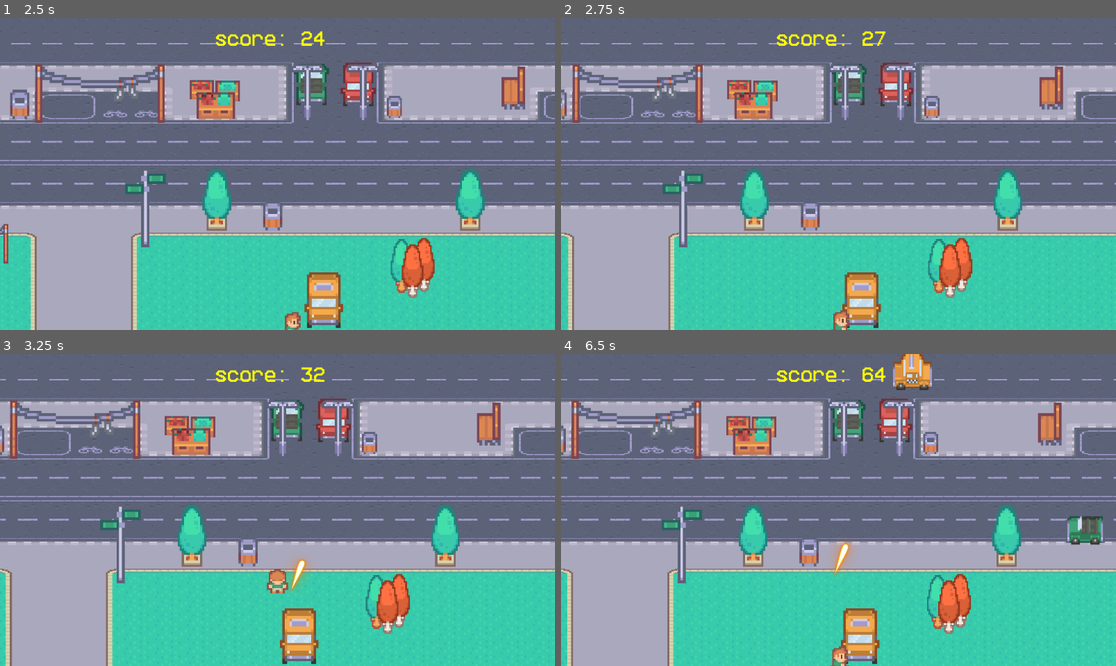
Above: before the commit, frames 1-4 (two rows, left to right).
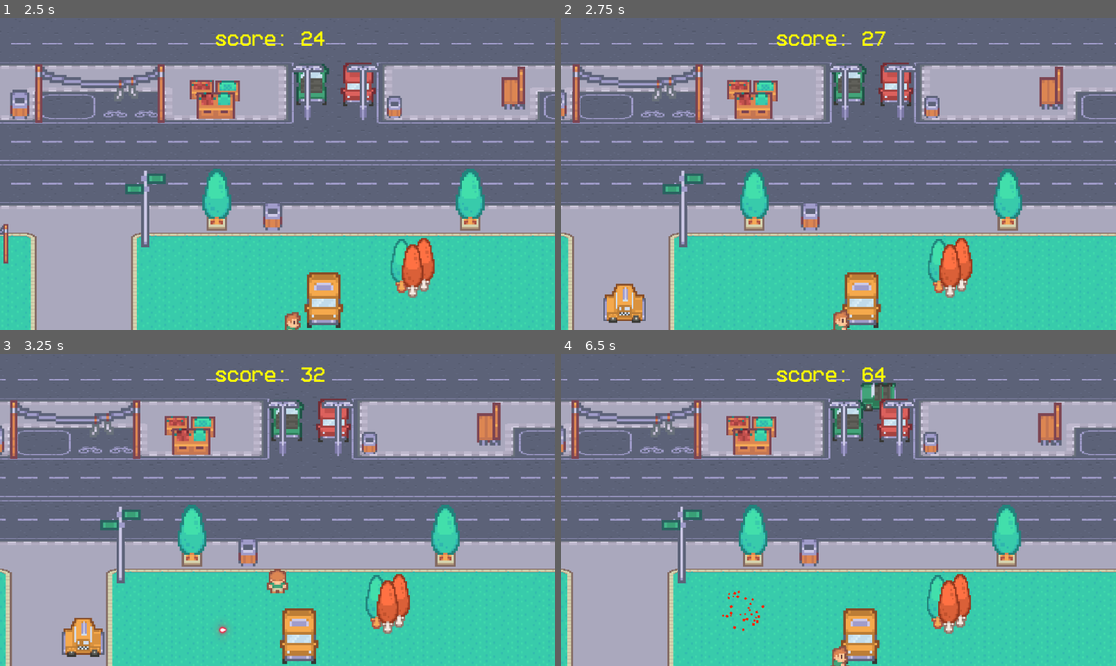
Above: after the commit, the same moments.

Repository: werfellimehdi00/roguelike
Game: Godot game, scene res://scenes/scene_1.tscn
The game is run twice, just before and just after one commit, with the same random seed, the same clock (stepped at 60 frames per second) and the same inputs.
Inputs:
- Up to frame 1 (2.5 s): hold Right (right) 0.53-1.28 s; tap Space (space) at 0.6, 1.35, 2.1 s; hold Down (down) 1.28-2.03 s; hold Right (right) from 2.03 s (still down)
- Up to frame 2 (2.75 s): keep holding Right (right)
- Up to frame 3 (3.25 s): release Right (right) at 2.78 s; hold Up (up) from 2.78 s (still down); tap Space (space) at 2.85 s
- Up to frame 4 (6.5 s): release Up (up) at 3.53 s; hold Left (left) 3.53-5.03 s; tap Space (space) every 0.75 s from 3.6 to 5.85 s; hold Down (down) 5.03-5.78 s; hold Right (right) from 5.78 s (still down)

Frame 1 is identical in both runs. In frame 2, 0.7% of the frame differs, in the area x 7-16%, y 85-98%; in frame 3, 1.0%; in frame 4, 2.1%, in the area x 28-98%, y 0-89%.

Commit message:
zedt bullets,health,dmg anim,death anim,redo spawn

Diff:
--- a/bullet.tscn
+++ b/bullet.tscn
@@ -1,18 +1,21 @@
 [gd_scene format=3 uid="uid://bqpfb7jqiyx74"]
 
 [ext_resource type="Script" uid="uid://cmx1wxkuqjyhl" path="res://bullet.gd" id="1_v8qja"]
-[ext_resource type="Texture2D" uid="uid://7tvl01aviq85" path="res://graphics/objects/19.png" id="2_t4vbm"]
+[ext_resource type="Texture2D" uid="uid://b4wsd287mqy13" path="res://graphics/objects/02.png" id="2_v8qja"]
 
 [sub_resource type="CapsuleShape2D" id="CapsuleShape2D_2b2rl"]
 radius = 12.0
 height = 134.0
 
 [node name="Area2D" type="Area2D" unique_id=433138621]
+collision_layer = 32
+collision_mask = 8
 script = ExtResource("1_v8qja")
+damage_amount = 29
 
 [node name="Sprite2D" type="Sprite2D" parent="." unique_id=1231237472]
 scale = Vector2(0.46153846, 0.5625)
-texture = ExtResource("2_t4vbm")
+texture = ExtResource("2_v8qja")
 
 [node name="CollisionShape2D" type="CollisionShape2D" parent="." unique_id=1775457707]
 rotation = -1.5707964
--- a/car.gd
+++ b/car.gd
@@ -4,6 +4,7 @@
 # Called when the node enters the scene tree for the first time.
 var direction
 @export var speed = 00
+@export var damage_amount = 10
 var health:float
 var player = null
 var colors = [preload("res://graphics/cars/green.png"),
@@ -12,8 +13,11 @@
 
 func _ready() -> void:
 
-	player = get_node("../Player")
+	player = get_tree().get_first_node_in_group("player")
 	$Sprite2D.texture = colors.pick_random()
+	if player:
+		print("Car found player at: ", player.global_position)
+
 
 # Called every frame. 'delta' is the elapsed time since the previous frame.
 func _physics_process(_delta: float) -> void:
@@ -28,6 +32,23 @@
 		$Sprite2D.flip_h = false  # facing left
 #look_at(player.global_position)
 
+func _on_hitboxcomponent_body_entered(body: Node2D) -> void:
+	# 1. Debug Print: If this doesn't show in the console, the SIGNAL is broken
+	print("Car touched something: ", body.name)
 
-func _on_visible_on_screen_notifier_2d_screen_exited() -> void:
-	queue_free() # Replace with function body.
+	# 2. Check if the thing we hit is the Player
+	if body.name == "Player":
+		print("Confirmed: Hit the Player!")
+
+		# 3. Look for the component that handles health
+		if body.has_node("HitboxComponent"):
+			var player_hitbox = body.get_node("HitboxComponent")
+
+			if player_hitbox is HitboxComponent:
+				# 4. Create and send the attack data
+				var attack = Attack.new()
+				attack.attack_damage = 10
+				attack.knockback_force = 150
+				attack.attack_position = global_position
+
+				player_hitbox.damage(attack)
--- a/car.tscn
+++ b/car.tscn
@@ -9,12 +9,16 @@
 size = Vector2(20, 8)
 
 [sub_resource type="RectangleShape2D" id="RectangleShape2D_72krn"]
-size = Vector2(20, 10.434783)
+size = Vector2(22.360266, 9.192553)
+
+[sub_resource type="Gradient" id="Gradient_06lh1"]
+offsets = PackedFloat32Array(0, 0.50980395, 1)
+colors = PackedColorArray(1, 1, 0, 1, 1, 0, 0, 1, 1, 1, 1, 0)
 
 [node name="car" type="CharacterBody2D" unique_id=874247558 groups=["enemies"]]
 scale = Vector2(4.025, 4.025)
-collision_layer = 31
-collision_mask = 23
+collision_layer = 8
+collision_mask = 15
 script = ExtResource("1_uoj53")
 speed = 96
 
@@ -26,16 +30,33 @@
 position = Vector2(-0.05545807, -0.6205627)
 shape = SubResource("RectangleShape2D_uoj53")
 
-[node name="VisibleOnScreenNotifier2D" type="VisibleOnScreenNotifier2D" parent="." unique_id=574469544]
-position = Vector2(-2.861023e-06, -0.9080373)
-
 [node name="healthcomponent" parent="." unique_id=480229623 instance=ExtResource("3_06lh1")]
 
-[node name="hitboxcomponent" parent="." unique_id=1678102089 instance=ExtResource("4_td361")]
+[node name="hitboxcomponent" parent="." unique_id=1678102089 node_paths=PackedStringArray("health_component") instance=ExtResource("4_td361")]
+collision_layer = 8
+collision_mask = 55
+health_component = NodePath("../healthcomponent")
 
 [node name="CollisionShape2D" type="CollisionShape2D" parent="hitboxcomponent" unique_id=881029132]
-position = Vector2(0, 2.7329183)
-scale = Vector2(0.9999997, 0.9999997)
+position = Vector2(0.2484481, -0.62111765)
+scale = Vector2(0.999999, 0.999999)
 shape = SubResource("RectangleShape2D_72krn")
 
-[connection signal="screen_exited" from="VisibleOnScreenNotifier2D" to="." method="_on_visible_on_screen_notifier_2d_screen_exited"]
+[node name="deathParticles" type="CPUParticles2D" parent="." unique_id=229778326]
+emitting = false
+amount = 30
+lifetime = 0.6
+one_shot = true
+explosiveness = 1.0
+spread = 180.0
+gravity = Vector2(0, 0)
+initial_velocity_min = 50.1
+initial_velocity_max = 173.44
+damping_min = 20.0
+damping_max = 40.0
+angle_max = 359.5
+scale_amount_min = 3.0
+scale_amount_max = 6.0
+color_ramp = SubResource("Gradient_06lh1")
+
+[connection signal="body_entered" from="hitboxcomponent" to="." method="_on_hitboxcomponent_body_entered"]
--- a/healthcomponent.gd
+++ b/healthcomponent.gd
@@ -1,13 +1,53 @@
 extends Node2D
 class_name Healthcomponent
-@export var max_health:=10
+@export var max_health:=100
 var health:float
 
 # Called when the node enters the scene tree for the first time.
 func _ready() -> void:
 	health= max_health
 
+
 func damage(attack : Attack):
+	# 1. Update Health
 	health -= attack.attack_damage
-	if health <=0:
-		get_parent().queue_free()
+
+	# 2. Find the Visual Node (Flexible Check)
+	# We try to find the AnimatedSprite2D first; if null, we look for Sprite2D.
+	var parent_sprite = get_parent().get_node_or_null("AnimatedSprite2D")
+	if parent_sprite == null:
+		parent_sprite = get_parent().get_node_or_null("Sprite2D")
+	var parent = get_parent()
+	if parent is CharacterBody2D:
+		var knockback_dir = (parent.global_position - attack.attack_position).normalized()
+		if parent.name == "Player":
+			parent.knockback_velocity = knockback_dir * attack.knockback_force * 10
+	# 3. Visual Feedback Logic
+	if parent_sprite:
+		# Flash Tween
+		var tween = create_tween()
+		parent_sprite.modulate = Color(10, 1, 1) # Bright red flash
+		tween.tween_property(parent_sprite, "modulate", Color.WHITE, 0.1)
+
+		# Shake Tween
+		var weight = 1.0
+		var shake_tween = create_tween()
+		shake_tween.tween_property(parent_sprite, "offset:x", weight, 0.05)
+		shake_tween.tween_property(parent_sprite, "offset:x", -weight, 0.05)
+		shake_tween.tween_property(parent_sprite, "offset:x", 0, 0.05)
+	# 4. Death and Scene Management
+	if health <= 0:
+		# Inside Healthcomponent.gd
+		if get_parent().name == "Player":
+			# Use the path to your menu scene
+			get_tree().call_deferred("change_scene_to_file", "res://interface_1.tscn")
+		else:
+			var particles = parent.get_node_or_null("deathParticles")
+			if particles:
+				parent.remove_child(particles)
+				particles.emitting = true
+				get_tree().root.add_child(particles)
+				particles.global_position = parent.global_position
+			# Increment score in Global script before freeing the car
+			Global.score += 10
+			get_parent().call_deferred("queue_free")
--- a/project.godot
+++ b/project.godot
@@ -26,6 +26,7 @@
 [global_group]
 
 enemies=""
+player=""
 
 [input]
 
--- a/scenes/player.gd
+++ b/scenes/player.gd
@@ -7,6 +7,7 @@
 @export var bullet_scene: PackedScene
 @export var fire_rate: float = 1.0
 var fire_timer: float = 0.0
+var knockback_velocity: Vector2 = Vector2.ZERO
 
 func _process(delta):
 	fire_timer += delta
@@ -17,11 +18,21 @@
 
 # Called every frame. 'delta' is the elapsed time since the previous frame.
 func _physics_process(_delta: float) -> void:
+	direction = Input.get_vector("left", "right", "up", "down")
+	animation()
 
-	direction=Input.get_vector("left","right","up","down")
-	animation()
-	velocity = direction * speed
+	# 1. Calculate walking velocity
+	var walking_velocity = direction * speed
+
+	# 2. Add them together
+	velocity = walking_velocity + knockback_velocity
+
+	# 3. Apply physics
 	move_and_slide()
+
+	# 4. CRITICAL CHANGE: Use a higher lerp weight for a "snappy" stop
+	# Change 0.1 to 0.2 or 0.3 to make the slide shorter and "punchier"
+	knockback_velocity = lerp(knockback_velocity, Vector2.ZERO, 0.2)
 
 func animation():
 	if direction:
--- a/scenes/player.tscn
+++ b/scenes/player.tscn
@@ -3,6 +3,8 @@
 [ext_resource type="Script" uid="uid://bvow1in7idxld" path="res://scenes/player.gd" id="1_g2els"]
 [ext_resource type="Texture2D" uid="uid://c4q6c7mxqh78h" path="res://graphics/player/player_tileset.png" id="2_g2els"]
 [ext_resource type="PackedScene" uid="uid://bqpfb7jqiyx74" path="res://bullet.tscn" id="2_qhqgy"]
+[ext_resource type="Script" uid="uid://ckfkbq4i8xkv4" path="res://healthcomponent.gd" id="4_qlg0r"]
+[ext_resource type="Script" uid="uid://nex4kxjgyo44" path="res://hitboxcomponent.gd" id="5_tuyoq"]
 
 [sub_resource type="AtlasTexture" id="AtlasTexture_smehm"]
 atlas = ExtResource("2_g2els")
@@ -97,7 +99,10 @@
 [sub_resource type="RectangleShape2D" id="RectangleShape2D_g2els"]
 size = Vector2(6, 8)
 
-[node name="Player" type="CharacterBody2D" unique_id=1614696162]
+[sub_resource type="RectangleShape2D" id="RectangleShape2D_fjrip"]
+size = Vector2(5.182678, 8.427013)
+
+[node name="Player" type="CharacterBody2D" unique_id=1614696162 groups=["player"]]
 light_mask = 4
 visibility_layer = 27
 y_sort_enabled = true
@@ -124,3 +129,18 @@
 
 [node name="CollisionShape2D" type="CollisionShape2D" parent="." unique_id=1355524101]
 shape = SubResource("RectangleShape2D_g2els")
+
+[node name="Healthcomponent" type="Node2D" parent="." unique_id=1881287786]
+script = ExtResource("4_qlg0r")
+max_health = 35
+metadata/_custom_type_script = "uid://ckfkbq4i8xkv4"
+
+[node name="HitboxComponent" type="Area2D" parent="." unique_id=997392813 node_paths=PackedStringArray("health_component")]
+script = ExtResource("5_tuyoq")
+health_component = NodePath("../Healthcomponent")
+metadata/_custom_type_script = "uid://nex4kxjgyo44"
+
+[node name="CollisionShape2D" type="CollisionShape2D" parent="HitboxComponent" unique_id=1050645338]
+position = Vector2(0, 3.3485938e-07)
+scale = Vector2(1, 0.9999999)
+shape = SubResource("RectangleShape2D_fjrip")
--- a/scenes/scene_1.gd
+++ b/scenes/scene_1.gd
@@ -1,12 +1,15 @@
 extends Node2D
 
-
+var player: CharacterBody2D
+@export var spawn_distance: float = 1000.0
 # Called when the node enters the scene tree for the first time.
 var carscene : PackedScene = preload("res://car.tscn")
+
 var score: int
 
 
-
+func _ready()-> void:
+	player = get_tree().get_first_node_in_group("player")
 
 
 func go_title():
@@ -14,18 +17,48 @@
 
 
 
+func get_random_spawn_position() -> Vector2:
+	var max_attempts = 10 # Don't loop forever if the map is too crowded
+	for i in range(max_attempts):
+		print("Player is currently at: ", player.global_position)
+	# 1. Choose a random direction (TAU = 360 degrees)
+		var random_angle = randf() * TAU
+		var direction = Vector2(cos(random_angle), sin(random_angle))
+		var test_pos = player.global_position + (direction * spawn_distance)
+		# 3. Ask the physics engine: "Is this spot clear?"
+		if is_spot_empty(test_pos):
+			return test_pos
+	var fallback_angle = randf() * TAU
+	return player.global_position + (Vector2(cos(fallback_angle), sin(fallback_angle)) * 350.0)
 
+
+func is_spot_empty(pos: Vector2) -> bool:
+	var space_state = get_world_2d().direct_space_state
+
+	# Define a query (a search) for a circle shape
+	var query = PhysicsShapeQueryParameters2D.new()
+	var circle = CircleShape2D.new()
+	circle.radius = 50.0 # Match this roughly to your car's collision size
+
+	query.shape = circle
+	query.transform = Transform2D(0, pos)
+
+	# 1 is the Layer your trees/objects are on.
+	# Check "Collision Layer" in your Tree's inspector!
+	query.collision_mask = 18
+
+	# Check for intersections
+	var result = space_state.intersect_shape(query)
+	return result.is_empty() # Returns TRUE if nothing is blocking the spot
 
 
 func _on_cartimer_timeout() -> void:
-	var car = carscene.instantiate() as CharacterBody2D
-	var pos_marker = $carpositions.get_children().pick_random() as Marker2D
-	car.position = pos_marker.position
-	$objects.add_child(car)
-
-
-
-
+	if player == null: return # Safety check
+	var spawn_pos = get_random_spawn_position()
+	if spawn_pos != Vector2.ZERO:
+		var car = carscene.instantiate()
+		car.global_position = spawn_pos
+		$objects.add_child(car)
 
 
 func _on_scoretimer_timeout() -> void:
--- a/scenes/scene_1.tscn
+++ b/scenes/scene_1.tscn
@@ -34,6 +34,7 @@
 
 [node name="scene1" type="Node2D" unique_id=882733084]
 script = ExtResource("1_lki8s")
+spawn_distance = 500.0
 
 [node name="Sprite2D" type="Sprite2D" parent="." unique_id=1679127753]
 position = Vector2(856, 635.99994)
@@ -420,28 +421,5 @@
 theme_override_font_sizes/font_size = 34
 text = "score: "
 
-[node name="carpositions" type="Node2D" parent="." unique_id=1875510832]
-
-[node name="Marker2D" type="Marker2D" parent="carpositions" unique_id=388669817]
-position = Vector2(72, 381)
-
-[node name="Marker2D2" type="Marker2D" parent="carpositions" unique_id=1777573094]
-position = Vector2(163, 840)
-
-[node name="Marker2D3" type="Marker2D" parent="carpositions" unique_id=2132291845]
-position = Vector2(158, 607)
-
-[node name="Marker2D4" type="Marker2D" parent="carpositions" unique_id=89649073]
-position = Vector2(1029, 890)
-
-[node name="Marker2D5" type="Marker2D" parent="carpositions" unique_id=866545333]
-position = Vector2(1237, 293)
-
-[node name="Marker2D6" type="Marker2D" parent="carpositions" unique_id=211735012]
-position = Vector2(1649, 581)
-
-[node name="Marker2D7" type="Marker2D" parent="carpositions" unique_id=831861817]
-position = Vector2(1556, 931)
-
 [connection signal="timeout" from="timer/cartimer" to="." method="_on_cartimer_timeout"]
 [connection signal="timeout" from="timer/scoretimer" to="." method="_on_scoretimer_timeout"]
Binary file added: graphics/objects/02.png
Not shown, added: graphics/objects/02.png.import
Not shown, added: icon.svg.import
Not shown, changed: .gitignore
